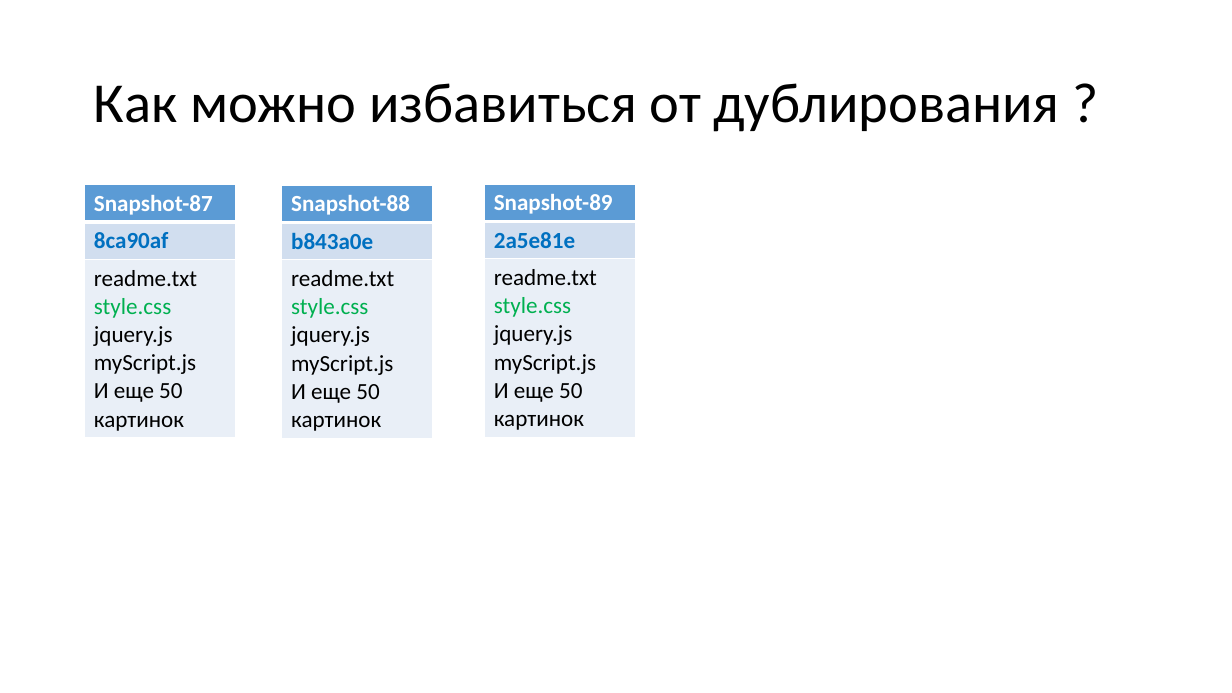
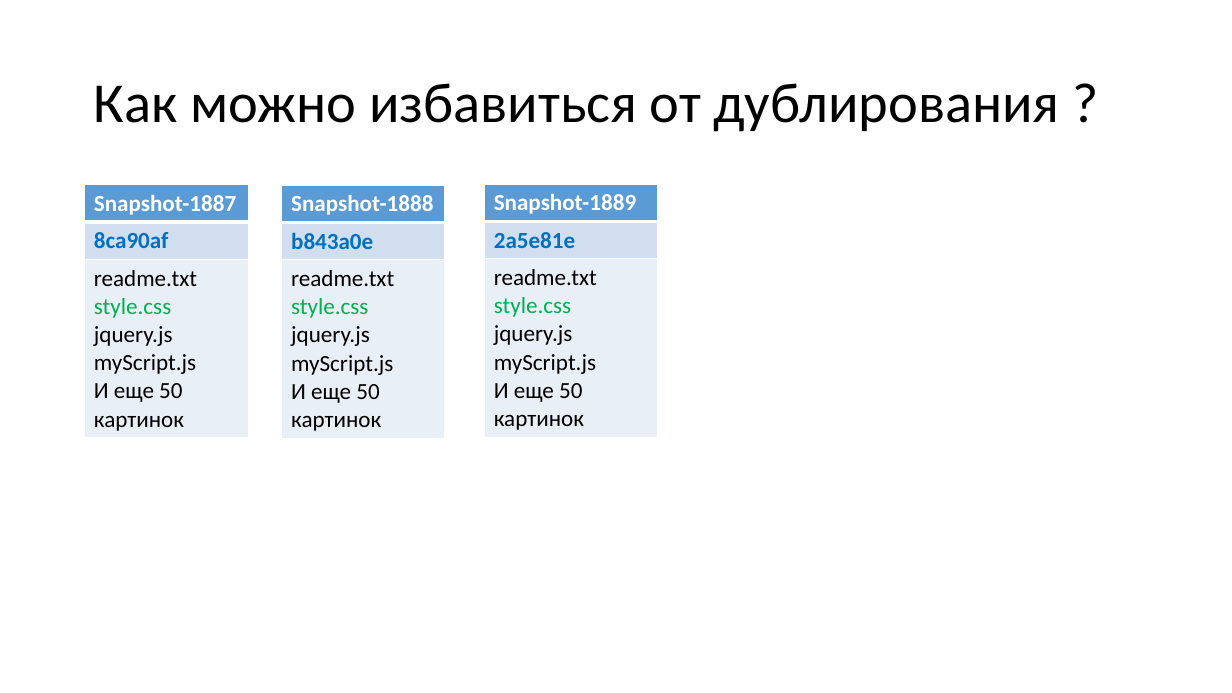
Before and after one commit to dzmitry-varabei/front-end-course, a slide deck: slide 53 of git-commit-code-review/Presentation1.pptx (slide 54 before the commit). Drawn at 1232x693 pixels with LibreOffice and Linux fonts; fonts in the diff are those of the drawing. Boxes give left, top, right and bottom in pixels: in the first picture for what was removed or moved away, otherwise in the second. Text is boxed around its words. In the diff, an @@ line names an element or a change of style, - is before the commit and + after.

```diff
--- a/git-commit-code-review/Presentation1.pptx
+++ b/git-commit-code-review/Presentation1.pptx
@@ table at bbox=[85, 185, 249, 435] @@
-row 1, column 1: Snapshot-87
+row 1, column 1: Snapshot-1887
@@ table: place and size @@
-table at bbox=[85, 185, 236, 435]
+table at bbox=[85, 185, 249, 435]
@@ table at bbox=[282, 185, 445, 435] @@
-row 1, column 1: Snapshot-88
+row 1, column 1: Snapshot-1888
@@ table: place and size @@
-table at bbox=[282, 185, 433, 435]
+table at bbox=[282, 185, 445, 435]
@@ table at bbox=[484, 184, 657, 434] @@
-row 1, column 1: Snapshot-89
+row 1, column 1: Snapshot-1889
@@ table: place and size @@
-table at bbox=[484, 184, 635, 434]
+table at bbox=[484, 184, 657, 434]
```
Also in this commit, not shown: 16 other slides changed, 8 slides removed, 1 other file.
